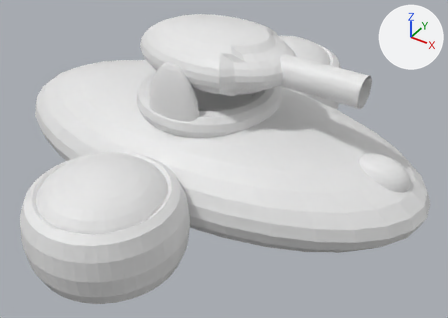
The Blender file Models/HovertankAlpha.blend, before and after one commit.
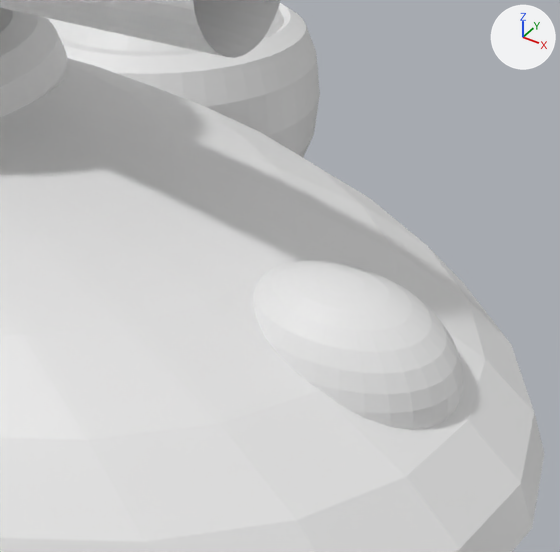
Each version appears first whole from a 50 mm lens placed at (5.45, -7.86, 5.58), pointed at (0.47, -0.26, -0.5), and next in a close-up from a 50 mm lens placed at (4.24, -2.07, 1.92), pointed at (2.93, -0.05, 0.32). Every picture has the same lights, and +X, +Y and +Z are marked at upper right.

Before the edit, the objects in view are built like this:
```python
me_sphere_001 = bpy.data.meshes.new('Sphere.001')
me_sphere_001.from_pydata(...)  # a UV sphere (32 segments, 16 rings, poles along z) spanning x -1.0..1.0, y -1.0..1.0, z -1.0..1.0
me_sphere_006 = bpy.data.meshes.new('Sphere.006')
me_sphere_006.from_pydata(...)  # 218 vertices, 213 faces; spans x -0.71..1.0, y -0.98..0.98, z -0.2..1.0
me_torus = bpy.data.meshes.new('Torus')
me_torus.from_pydata(...)  # a torus around z (ring radius 1.0, tube radius 0.25) spanning x -1.25..1.25, y -1.25..1.25, z -0.25..0.25
ob_sphere_1 = bpy.data.objects.new('Sphere.1', me_sphere_001)
ob_sphere_1.location = (0.0, 2.75, 0.0)
ob_sphere_1.scale = (1.0, 1.0, 0.5)
ob_sphere_4 = bpy.data.objects.new('Sphere.4', me_sphere_006)
ob_sphere_4.location = (3.15, 0.0, 0.0)
ob_sphere_4.rotation_mode = 'ZXY'
ob_sphere_4.scale = (0.5, 0.35, 0.35)
ob_torus_1 = bpy.data.objects.new('Torus.1', me_torus)
ob_torus_1.location = (0.0, 2.75, -0.438)
ob_torus_1.scale = (1.0, 1.0, 2.5)
# also in view: 'Cylinder' at (1.75, 0.0, 1.35); 'Sphere' at (0.0, 0.0, -0.44); 'Torus.3' at (0.0, 0.0, 0.5)
```
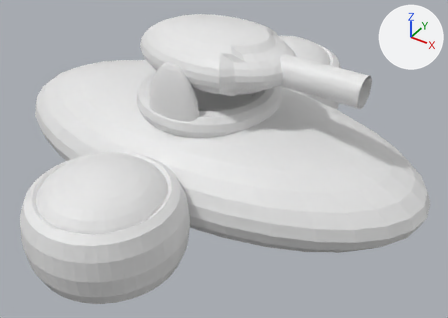
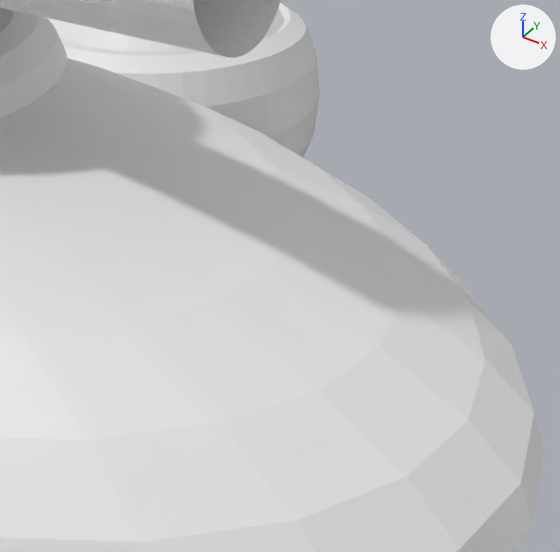
Changed parts and their boxes [x1, y1, x2, y2] in the close-ups (560 x 552 px):
'Sphere.4', deleted: before [253, 260, 463, 430]

Edits to the bpy script that builds the scene:
```text
Remove ob_sphere_4:
    ob_sphere_4 = bpy.data.objects.new('Sphere.4', me_sphere_006)
    ob_sphere_4.location = (3.15, 0.0, 0.0)
    ob_sphere_4.rotation_mode = 'ZXY'
    ob_sphere_4.scale = (0.5, 0.35, 0.35)
```
